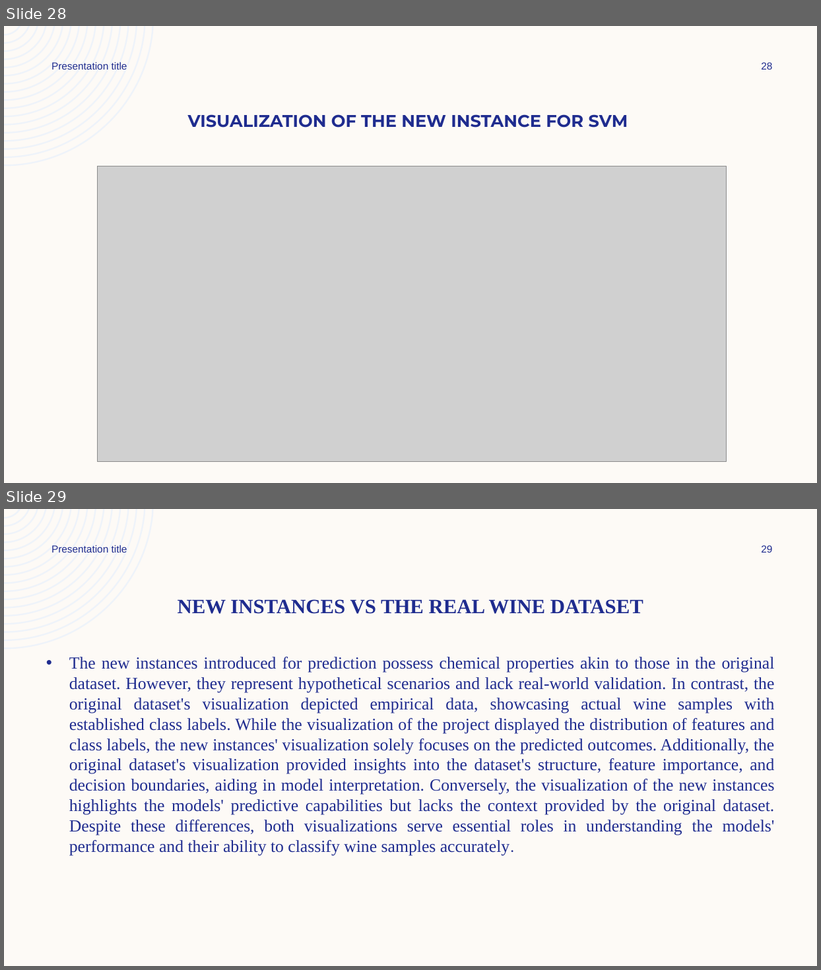
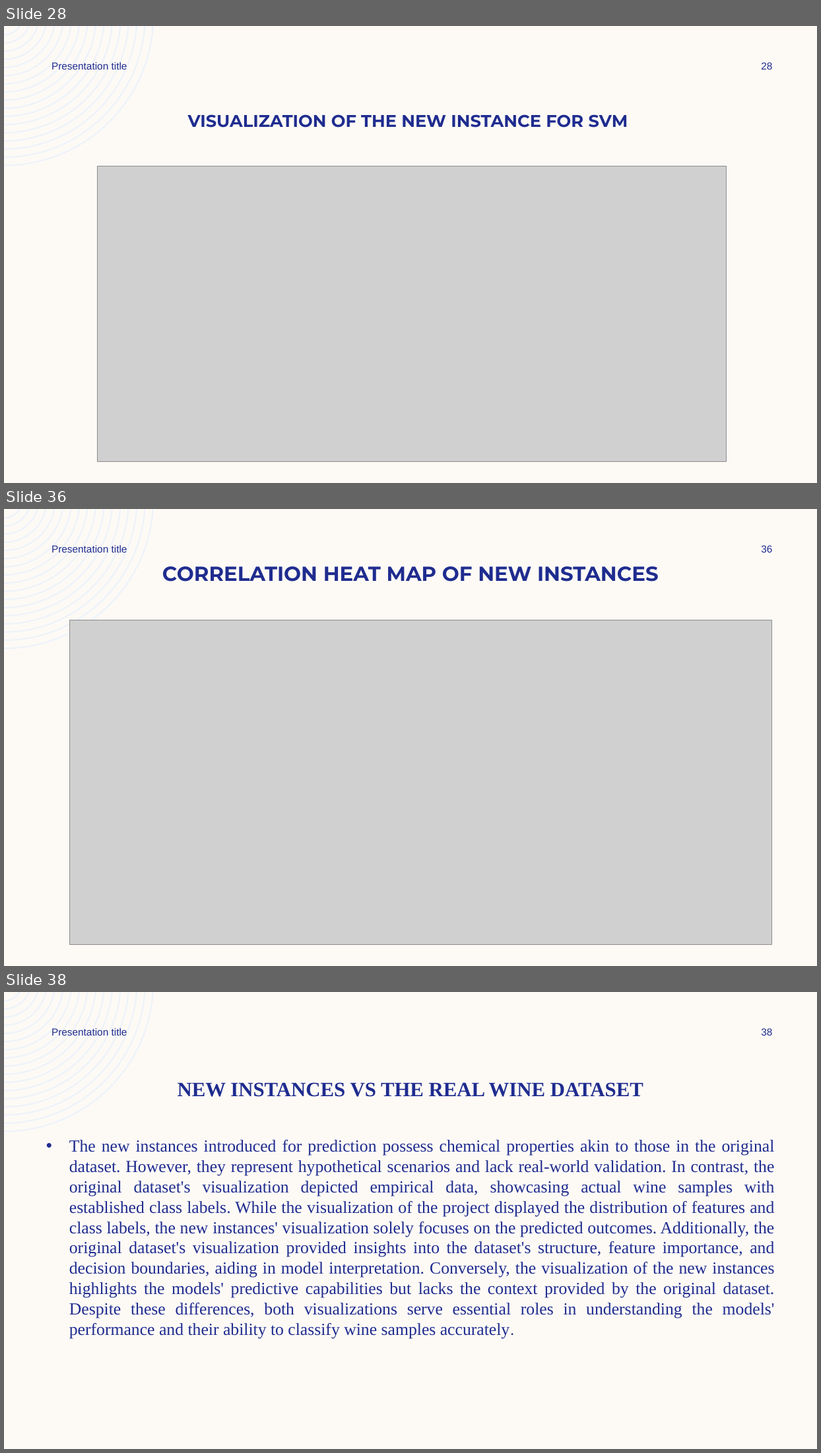
Before and after one commit to bigkebs/code-path-preview, a slide deck: Wine Classification Project_KBM_2024.pptx. Shown one above the other, each under a label of ours: slides 28 and 29 before the commit, slides 28, 36 and 38 after it; the slides between them are not shown. The pictures are 821x970 and 821x1453 pixels, drawn with LibreOffice and Linux fonts; fonts in the diff are those of the drawing; grey boxes stand for pictures. Boxes give left, top, right and bottom in pixels: in the first picture for what was removed or moved away, otherwise in the second. Text is boxed around its words. In the diff, an @@ line names an element or a change of style, - is before the commit and + after.

```diff
--- a/Wine Classification Project_KBM_2024.pptx
+++ b/Wine Classification Project_KBM_2024.pptx
@@ slide 36 added at bbox=[4, 509, 817, 966], background #FDFAF6; not listed: 1 template element that a slide beside it also shows @@
@@ text added at bbox=[52, 545, 127, 553], 12 pt, text #1F2C8F @@
+Presentation title
@@ page number added at bbox=[761, 545, 772, 553], 12 pt, text #1F2C8F @@
+36
@@ title added at bbox=[162, 566, 659, 582], 24 pt, text #1F2C8F, bold @@
+CORRELATION HEAT MAP OF NEW INSTANCES
@@ picture added at bbox=[70, 620, 772, 945] @@
@@ what was slide 29 is now slide 38 @@
@@ page number at bbox=[761, 1028, 772, 1036]: text changed @@
-29
+38
```
Also in this commit, not shown: 1 slide changed, 10 other slides added.
